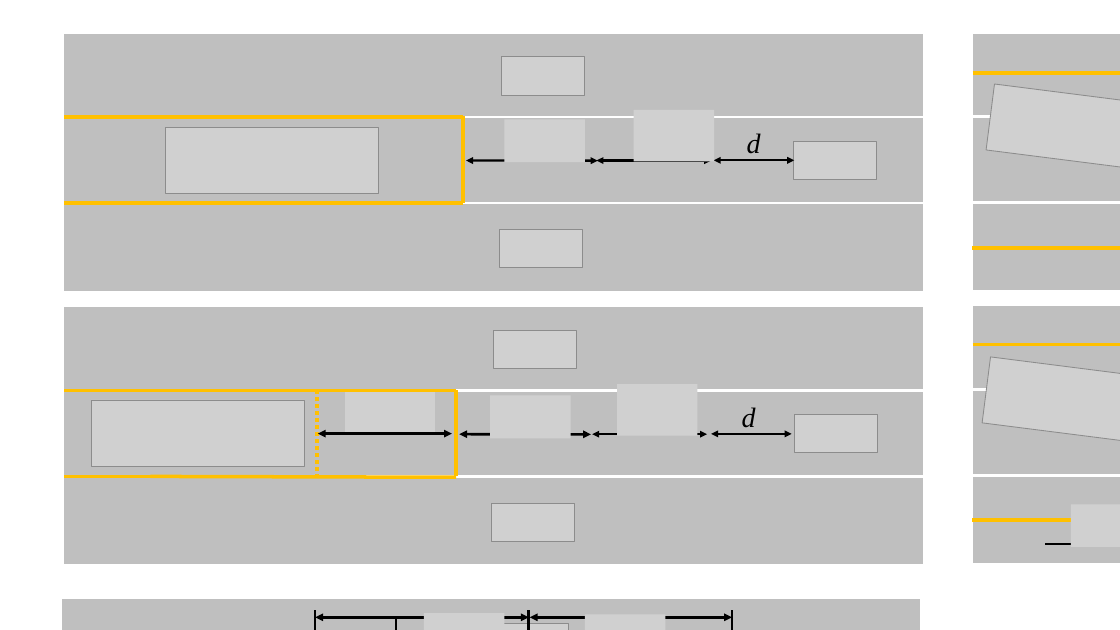
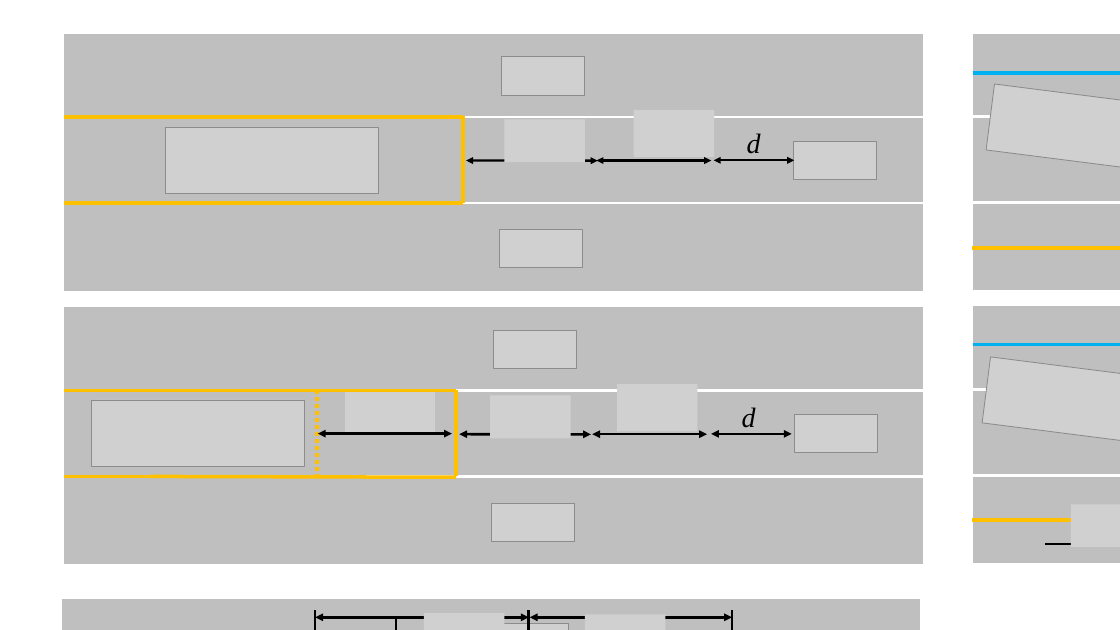
Before and after one commit to Qunzhang1996/Master_Thesis, a slide deck: slide 1 of Presentation/New Microsoft PowerPoint Presentation (2).pptx. Drawn at 1120x630 pixels with LibreOffice and Linux fonts; fonts in the diff are those of the drawing; grey boxes stand for pictures; background and template pictures are left out. Boxes give left, top, right and bottom in pixels: in the first picture for what was removed or moved away, otherwise in the second. Text is boxed around its words. In the diff, an @@ line names an element or a change of style, - is before the commit and + after.

```diff
--- a/Presentation/New Microsoft PowerPoint Presentation (2).pptx
+++ b/Presentation/New Microsoft PowerPoint Presentation (2).pptx
@@ line (973, 73) - (1120, 73): stroke #FFC000 3 pt to #00B0F0 3 pt @@
@@ picture: place and size @@
-picture at [634,110,714,161]
+picture at [634,110,714,157]
@@ line (973, 344) - (1120, 344): stroke #FFC000 3 pt to #00B0F0 3 pt @@
@@ picture: place and size @@
-picture at [618,384,698,435]
+picture at [618,384,698,431]
@@ double arrow (592, 434) - (707, 434): stroke #000000 2 pt to #000000 2.25 pt @@
```
Also in this commit, not shown: 2 slides added, 44 other files.
